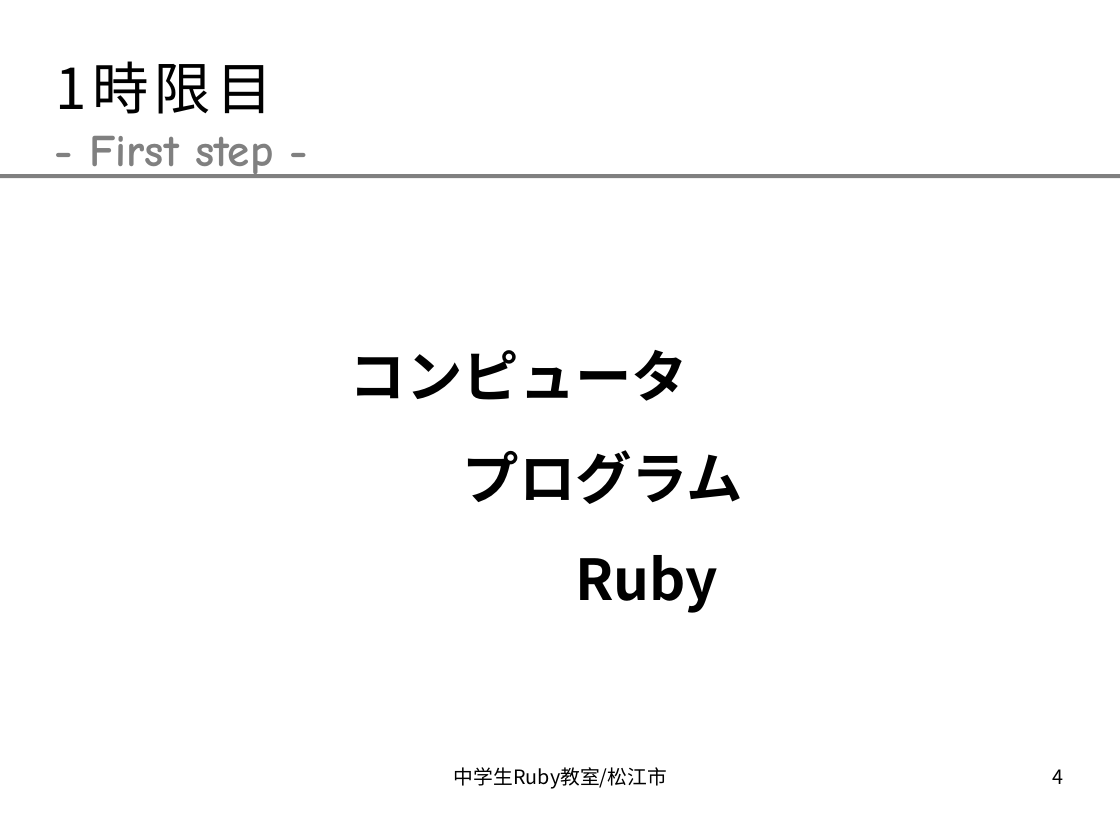
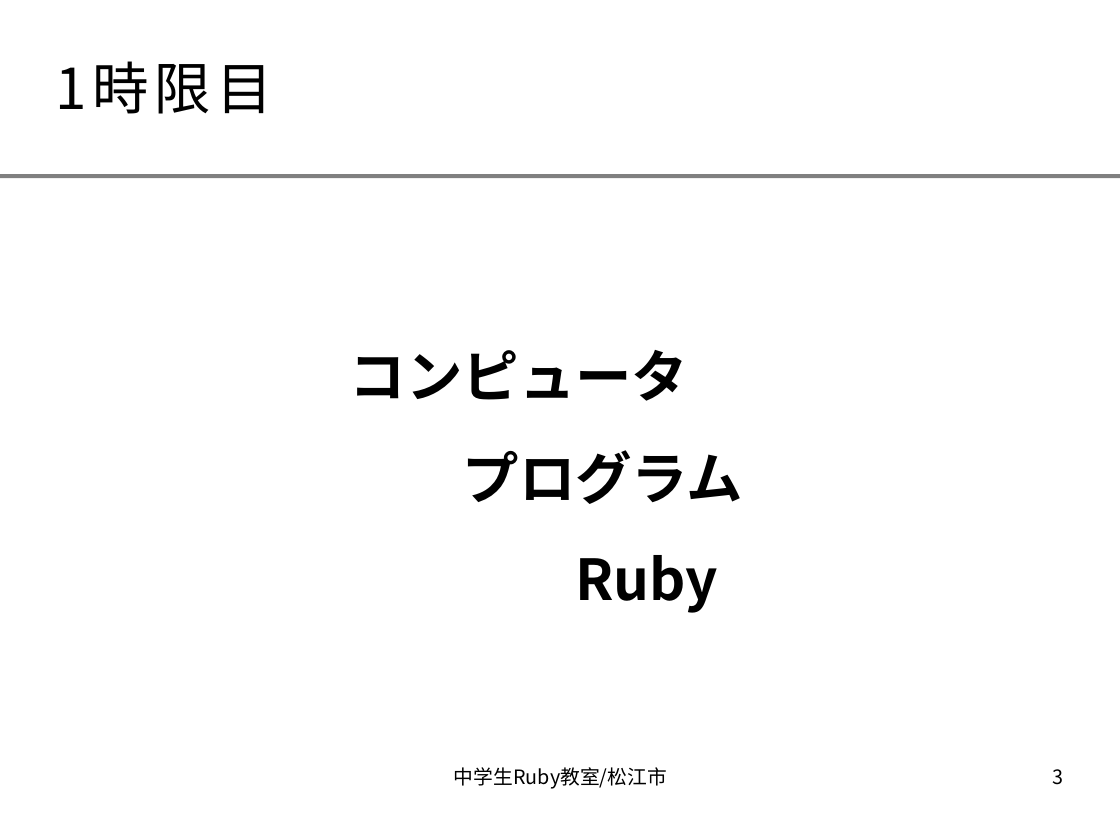
Before and after one commit to smalruby/ruby-school-mjh, a slide deck: slide 3 of mac/doc/text.odp (slide 4 before the commit). Drawn at 1120x840 pixels with LibreOffice and Linux fonts; fonts in the diff are those of the drawing; background and template pictures are left out. Boxes give left, top, right and bottom in pixels: in the first picture for what was removed or moved away, otherwise in the second. Text is boxed around its words. In the diff, an @@ line names an element or a change of style, - is before the commit and + after.

```diff
--- a/mac/doc/text.odp
+++ b/mac/doc/text.odp
@@ text removed at bbox=[90, 136, 274, 178] @@
-- First step -
@@ page number at bbox=[1053, 769, 1064, 785]: text changed @@
-4
+3
```
Also in this commit, not shown: 9 other slides changed, 9 slides added, 4 slides removed.
